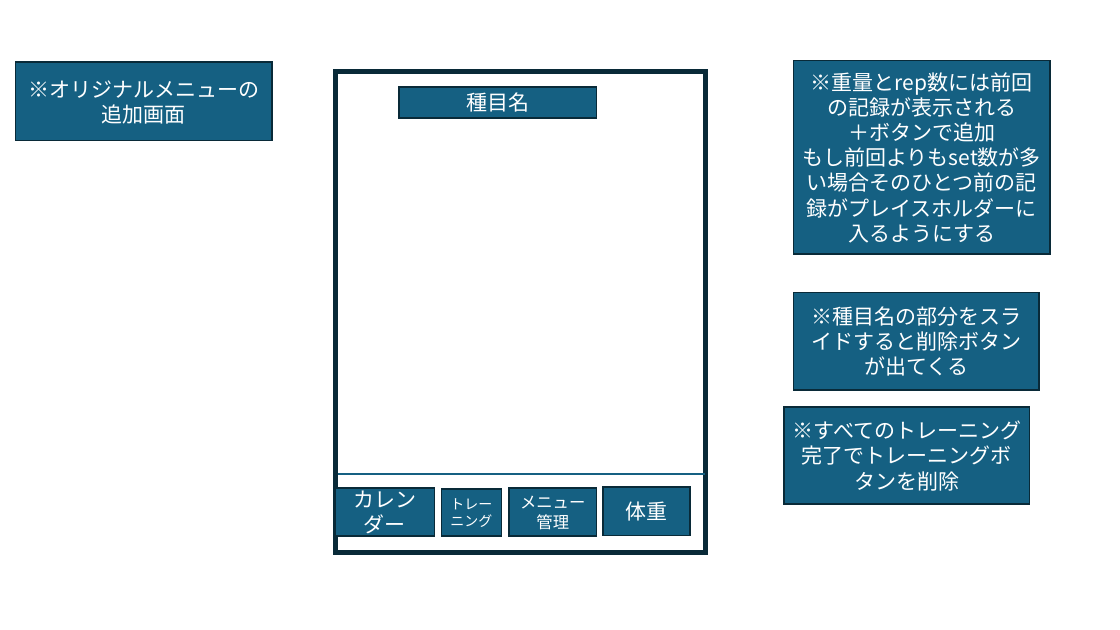
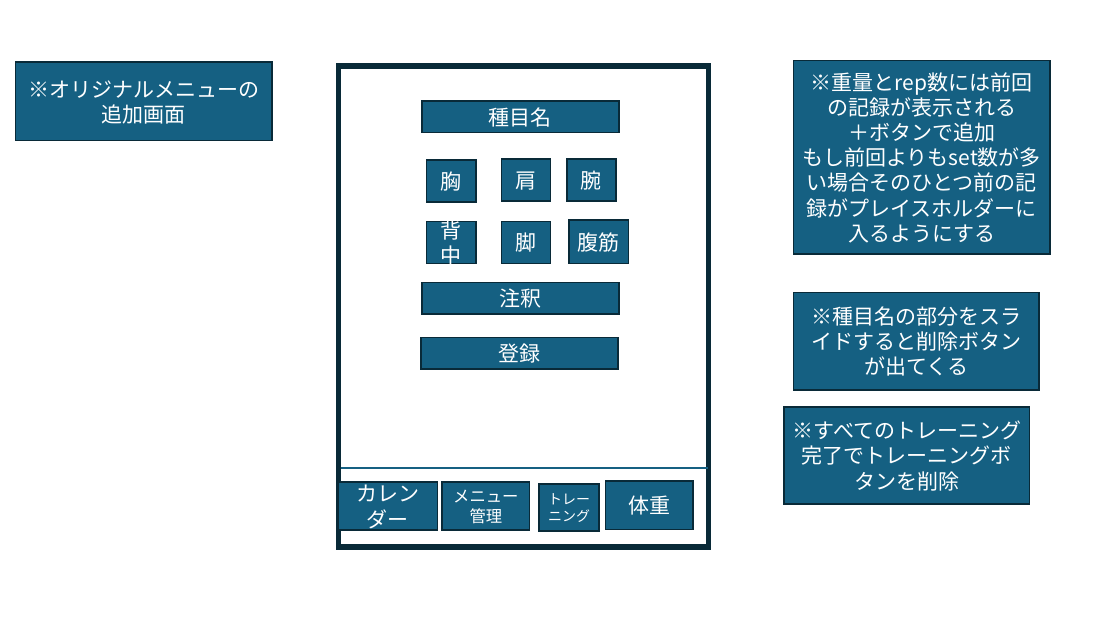
Before and after one commit to BandaiTakumi/massle_app, a slide deck: slide 2 of 画面遷移図.pptx. Drawn at 1120x630 pixels with LibreOffice and Linux fonts; fonts in the diff are those of the drawing. Boxes give left, top, right and bottom in pixels: in the first picture for what was removed or moved away, otherwise in the second. Text is boxed around its words. In the diff, an @@ line names an element or a change of style, - is before the commit and + after.

```diff
--- a/画面遷移図.pptx
+++ b/画面遷移図.pptx
@@ rectangle "種目名" moved from (x1=399, y1=87, x2=597, y2=118) to (x1=422, y1=102, x2=619, y2=133) @@
@@ rectangle added at (x1=427, y1=160, x2=476, y2=202), fill #156082, outline #092A39 1.5 pt, 18 pt, text #FFFFFF @@
+胸
@@ rectangle added at (x1=502, y1=160, x2=551, y2=202), fill #156082, outline #092A39 1.5 pt, 18 pt, text #FFFFFF @@
+肩
@@ rectangle added at (x1=567, y1=160, x2=617, y2=202), fill #156082, outline #092A39 1.5 pt, 18 pt, text #FFFFFF @@
+腕
@@ rectangle added at (x1=427, y1=222, x2=476, y2=264), fill #156082, outline #092A39 1.5 pt, 18 pt, text #FFFFFF @@
+背中
@@ rectangle added at (x1=502, y1=222, x2=551, y2=264), fill #156082, outline #092A39 1.5 pt, 18 pt, text #FFFFFF @@
+脚
@@ rectangle added at (x1=570, y1=220, x2=629, y2=264), fill #156082, outline #092A39 1.5 pt, 18 pt, text #FFFFFF @@
+腹筋
@@ rectangle added at (x1=422, y1=282, x2=619, y2=313), fill #156082, outline #092A39 1.5 pt, 18 pt, text #FFFFFF @@
+注釈
@@ rectangle added at (x1=421, y1=338, x2=618, y2=369), fill #156082, outline #092A39 1.5 pt, 18 pt, text #FFFFFF @@
+登録
@@ 3 rectangles, 1 line moved together from (x1=335, y1=71, x2=706, y2=553) to (x1=339, y1=66, x2=708, y2=548) @@
@@ rectangle "メニュー管理" moved from (x1=509, y1=488, x2=597, y2=537) to (x1=442, y1=482, x2=529, y2=531) @@
@@ rectangle "トレーニング" moved from (x1=442, y1=489, x2=502, y2=536) to (x1=539, y1=484, x2=599, y2=531) @@
```
Also in this commit, not shown: 1 other slide changed, 2 other files.
